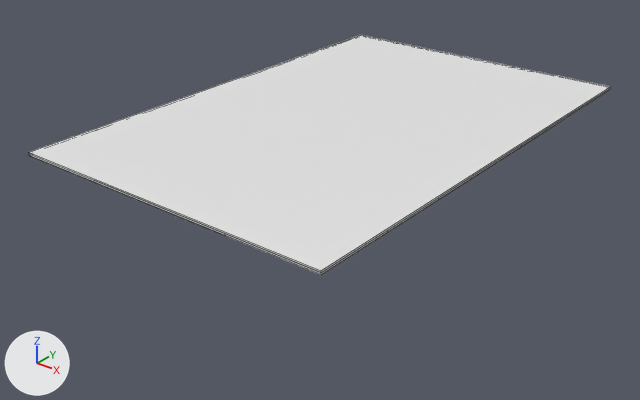
The FBX model Roguehand/Assets/Prefab/takumi/Card/Crad.fbx: old version first, new version second.
One viewpoint serves both versions: a 50 mm camera at (5.92, -7.91, 3.68) aimed at (-0.1, -0.39, -0.99). Lighting does not change. The marker at lower left points along +X, +Y and +Z. Mesh edges are drawn as thin lines.
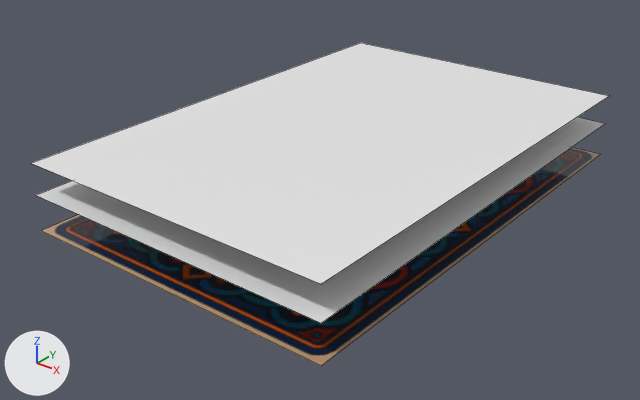
Where the change shows, as pixel boxes (x1, y1, x2, y2) in the pictures (640 x 400 px):
'Cube', surface changed, reshaped, rescaled (34% taller): before (29, 35, 611, 275); after (32, 43, 609, 366)
part 1 of me_cube, deleted: before (29, 87, 611, 275)
part 2 of me_cube, surface changed: before (30, 35, 610, 270); after (32, 43, 609, 366)

What changed in the scene script:
```text
Add img_trumpback_png:
    img_trumpback_png = load_image('TrumpBack.png', '../../../Resources/takumi/TrumpImage/Back/TrumpBack.png', 200, 300, 'sRGB')
Change mat_back:
    remove mat_back.base_color = (0.8, 0.8, 0.8)  # white #e7e7e7
    add mat_back.texture = img_trumpback_png
    mat_back.roughness: 0.5 -> 0.0
Change me_cube:
    used by ob_cube; location = (0.0, 0.0, 0.0)
    remove me_cube.from_pydata(...)  # 36 vertices, 23 faces; spans x -2.0..2.0, y -3.0..3.0, z -0.05..-0.01
    add me_cube.from_pydata(...)  # 12 vertices, 3 faces; spans x -2.0..2.0, y -3.0..3.0, z -0.05..-0.01
    me_cube part 1
    24 vertices are removed from x -2.0..2.0, y -3.0..3.0, z -0.05..-0.03
    20 faces are deleted
    me_cube part 2: 3 kept faces spanning x -2.0..2.0, y -3.0..3.0, z -0.05..-0.01 get new texture (UV) coordinates
Change ob_cube:
    ob_cube.scale: (1.0, 1.0, 1.0) -> (1.0, 1.0, 20.0)
```
